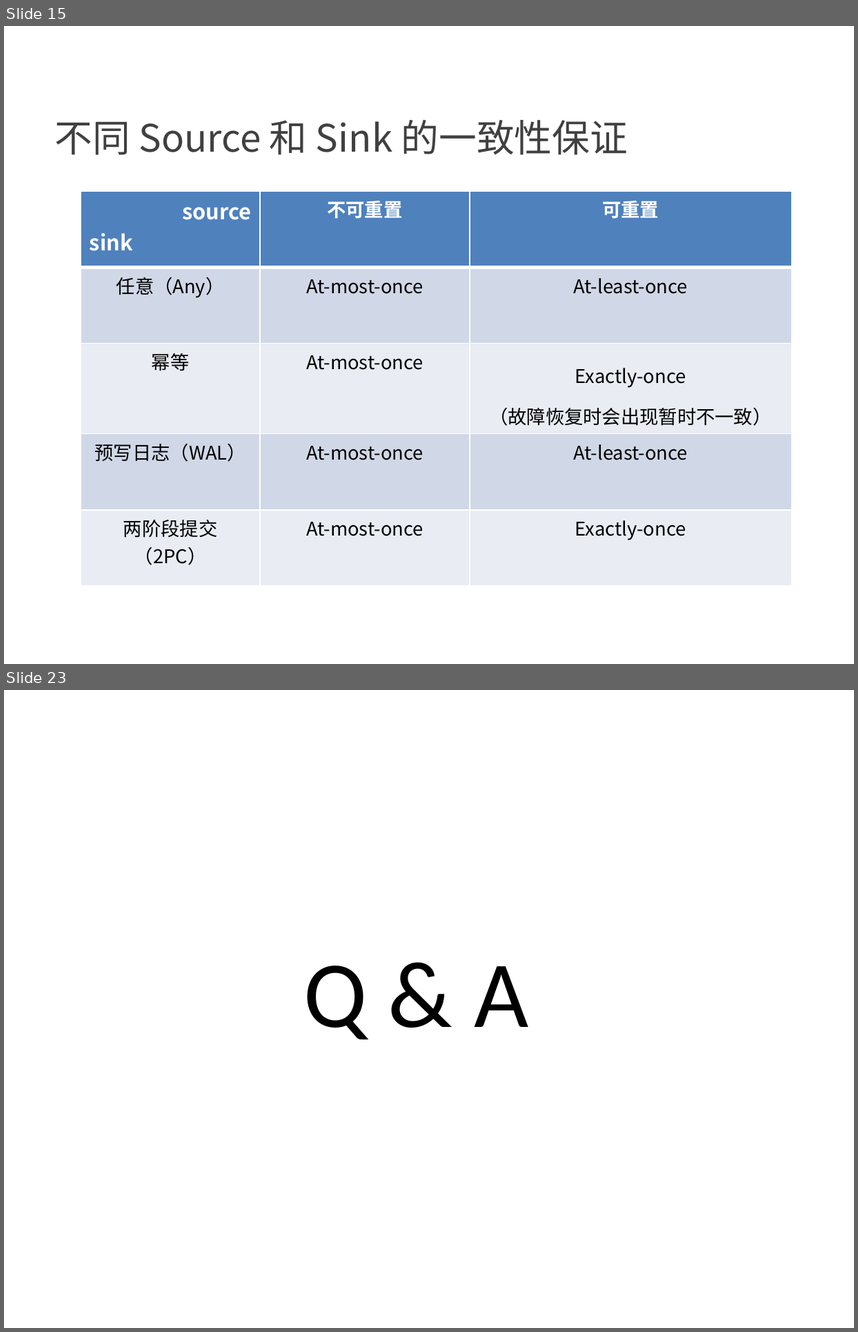
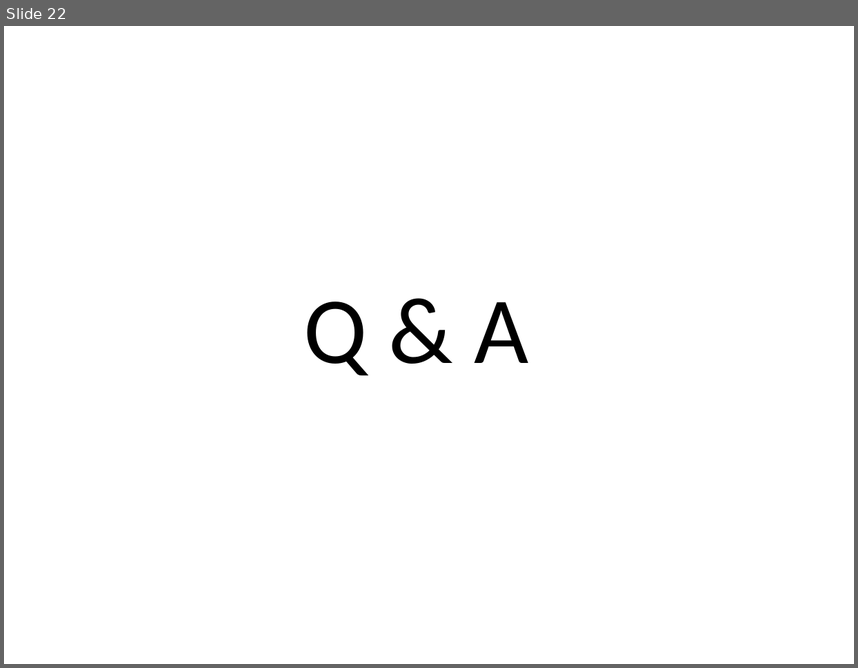
Before and after one commit to confucianzuoyuan/flink-tutorial, a slide deck: slides/7_Flink的状态一致性.pptx. Shown one above the other, each under a label of ours: slides 15 and 23 before the commit, slide 22 after it; the slides between them are not shown. The pictures are 858x1332 and 858x668 pixels, drawn with LibreOffice and Linux fonts; fonts in the diff are those of the drawing; background and template pictures are left out. Boxes give left, top, right and bottom in pixels: in the first picture for what was removed or moved away, otherwise in the second. Text is boxed around its words. In the diff, an @@ line names an element or a change of style, - is before the commit and + after.

```diff
--- a/slides/7_Flink的状态一致性.pptx
+++ b/slides/7_Flink的状态一致性.pptx
@@ slide 15 removed at box(4, 26, 854, 664), background picture (left out) @@
@@ text removed at box(55, 120, 628, 155) @@
-不同 Source 和 Sink 的一致性保证
@@ table removed at box(81, 191, 791, 586), 5 rows, 3 columns @@
-source / sink | 不可重置 | 可重置
-任意（Any） | At-most-once | At-least-once
-幂等 | At-most-once | Exactly-once / （故障恢复时会出现暂时不一致）
-预写日志（WAL） | At-most-once | At-least-once
-两阶段提交（2PC） | At-most-once | Exactly-once
@@ what was slide 23 is now slide 22 @@
```
Also in this commit, not shown: 4 slides changed, 4 other files.
